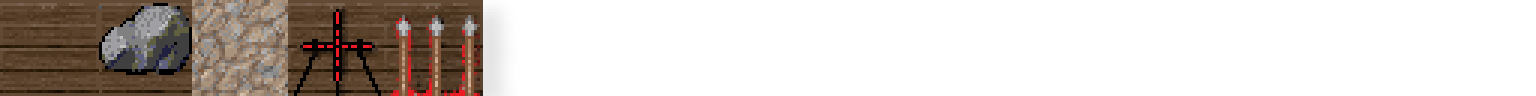
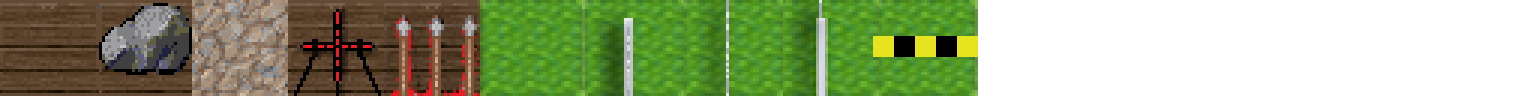
Layered file, before and after one edit (1536x96). Changes by layer:
renamed "Слой 3" to "Слой 5", moved it above "Слой 6", painted on it over [384, 0, 822, 96]
added layer "Слой 6" above "Слой 3" over [627, 27, 630, 96]
added layer "Слой 3" above "Слой 2" over [726, 0, 729, 96]
painted on "Слой 2" over [384, 0, 783, 96]
added layer "Слой 10" above "Слой 9" over [957, 36, 978, 57]
added layer "Слой 9" above "Слой 8" over [915, 36, 936, 57]
added layer "Слой 8" above "Слой 1" over [873, 36, 978, 57]
painted on "Слой 1" over [384, 0, 978, 96]
added layer "Слой 4" above "Слой 7" over [777, 0, 879, 96]
added layer "Слой 7" above "Фон" over [876, 0, 978, 96]
renamed "cr" to "Фон", moved it below "Слой 7", painted on it over [384, 0, 978, 96]
